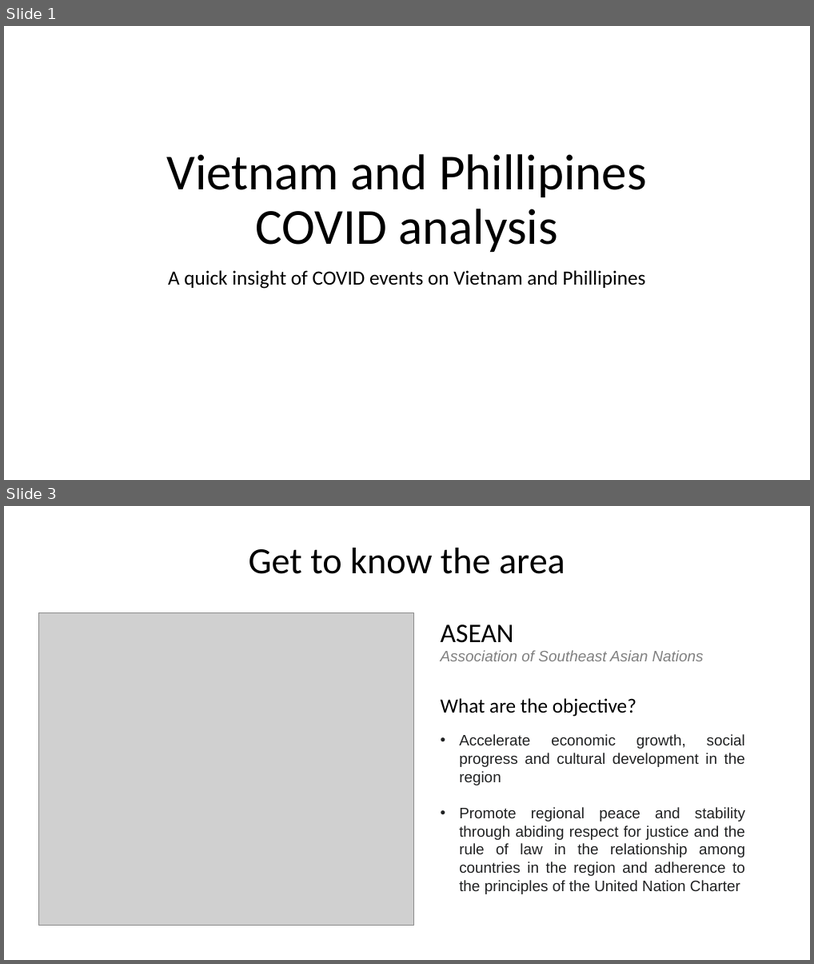
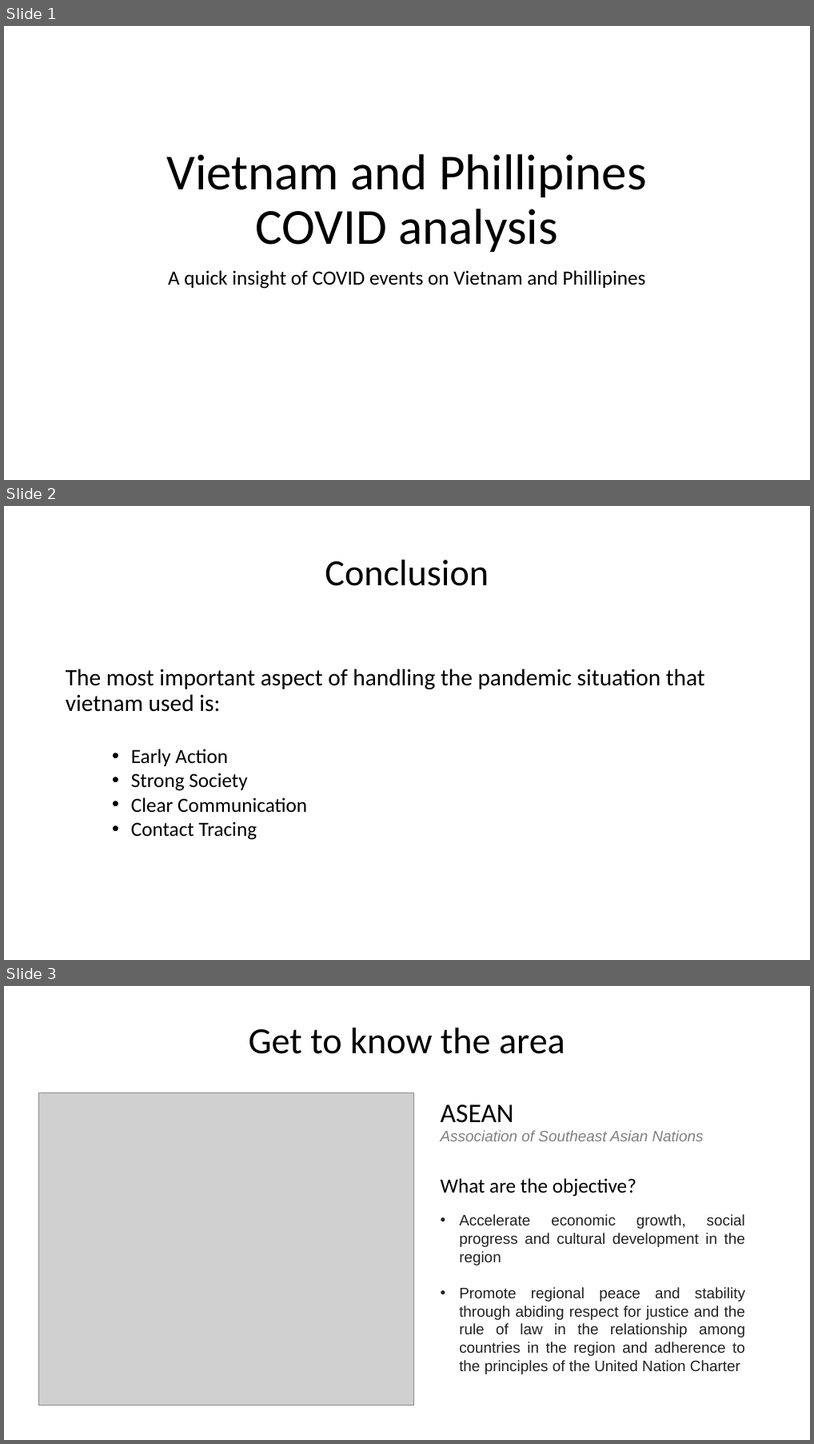
Before and after one commit to HadiSyahputraa/World-WIde-COVID, a slide deck: Final_Report.pptx. Shown one above the other, each under a label of ours: slides 1 and 3 before the commit, slides 1, 2 and 3 after it; the slides between them are not shown. The pictures are 814x964 and 814x1444 pixels, drawn with LibreOffice and Linux fonts; fonts in the diff are those of the drawing; grey boxes stand for pictures. Boxes give left, top, right and bottom in pixels: in the first picture for what was removed or moved away, otherwise in the second. Text is boxed around its words. In the diff, an @@ line names an element or a change of style, - is before the commit and + after.

```diff
--- a/Final_Report.pptx
+++ b/Final_Report.pptx
@@ slide 2 added at [4, 506, 810, 960], background #FFFFFF @@
@@ title added at [325, 560, 489, 586], 44 pt, text #000000 @@
+Conclusion
@@ text added at [66, 668, 706, 712], 28 pt, text #000000 @@
+The most important aspect of handling the pandemic situation that vietnam used is:
@@ text added at [131, 748, 307, 840], 24 pt, text #000000 @@
+• Early Action
+• Strong Society
+• Clear Communication
+• Contact Tracing
```
Also in this commit, not shown: 1 slide changed, 6 other slides added, 5 slides removed.
